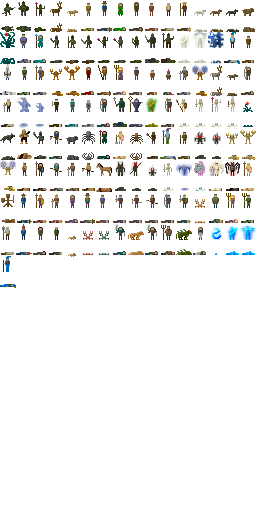
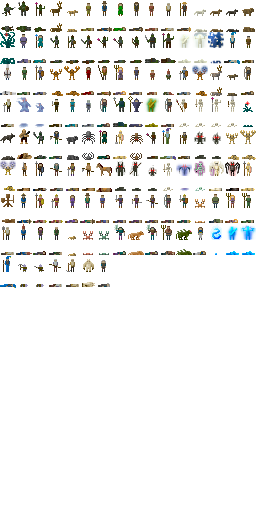
Layer changes from the first 256 x 512 image to the second:
painted on "Background" over [18, 256, 110, 287]
